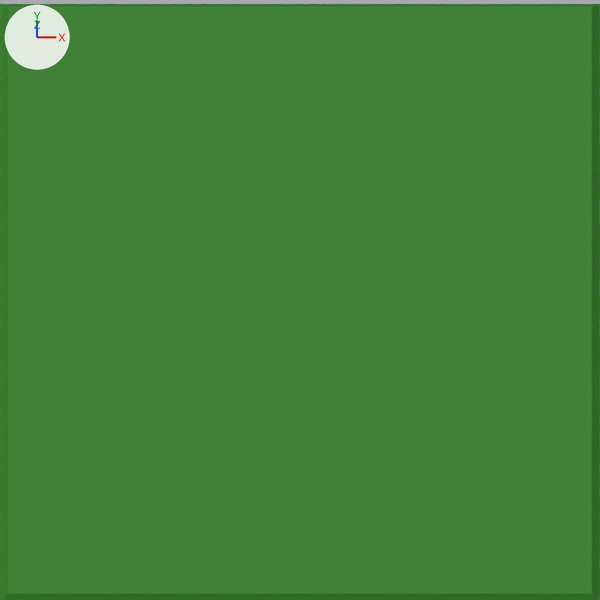
The Blender file Blender Models/Tiles and Buildings.blend, before and after one commit.
Camera for both pictures: the file's camera 'Camera'. Every picture has the same lights, and +X, +Y and +Z are marked at upper left.

The scene before the commit, as lines of its bpy script (objects in view):
```python
me_cube = bpy.data.meshes.new('Cube')
me_cube.from_pydata(...)  # 12 vertices, 10 faces; spans x -5.41..5.41, y -6.17..6.34, z -2.0..0.0
me_cube.materials.append(mat_grass)  # dark green #237c00
ob_cube_006 = bpy.data.objects.new('Cube.006', me_cube)
ob_cube_006.location = (0.0, 0.0, 0.0)
```
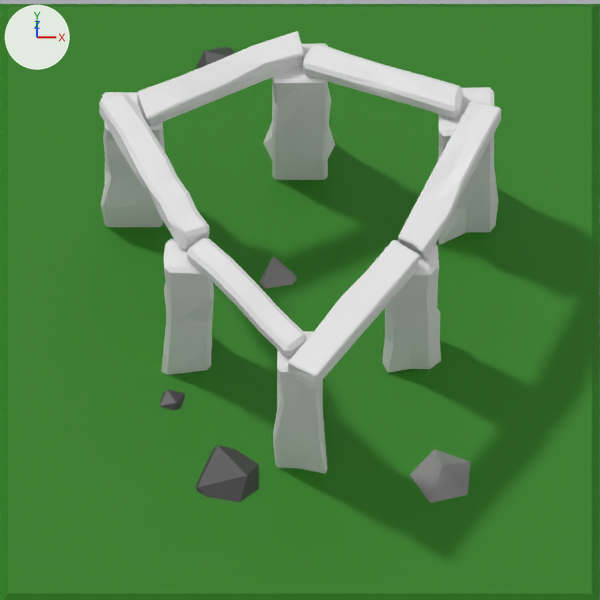
Pixel boxes [x1, y1, x2, y2] of what changed, in the pictures (600 x 600 px):
'Cube.011', added: after [288, 240, 420, 389]
'Cube', added: after [263, 43, 335, 180]
'Cube.010', added: after [137, 31, 304, 127]
'Cube.009', added: after [99, 93, 209, 249]
'Cube.008', added: after [398, 101, 501, 259]
'Cube.004', added: after [161, 239, 214, 375]
'Cube.007', added: after [303, 43, 463, 118]
'Cube.002', added: after [382, 240, 441, 373]
'Cube.003', added: after [273, 332, 327, 474]
'Cube.012', added: after [187, 238, 306, 356]
'Cube.001', added: after [437, 87, 498, 245]
'Cube.005', added: after [101, 92, 165, 227]
'Icosphere.005', added: after [160, 390, 259, 503]
'Icosphere', added: after [410, 449, 470, 503]
'Icosphere.001', added: after [260, 257, 297, 288]
'Icosphere.003', added: after [196, 47, 235, 69]

The change, as a diff of the scene's bpy script:
```diff
--- a/Blender Models/Tiles and Buildings.blend.py
+++ b/Blender Models/Tiles and Buildings.blend.py
@@ mat_rocklight @@
+mat_rocklight = principled_material('RockLight')
+mat_rocklight.base_color = (0.253, 0.253, 0.253)  # grey #8a8a8a
@@ ob_icosphere_005 @@
+ob_icosphere_005 = bpy.data.objects.new('Icosphere.005', me_icosphere_005.copy())  # the mesh of ob_icosphere_005
+ob_icosphere_005.location = (-5.62, 1.39, -0.17)
+ob_icosphere_005.rotation_euler = (-1.245, 0.685, 6.409)  # degrees (-71, 39, 7)
@@ ob_icosphere_004 @@
+ob_icosphere_004 = bpy.data.objects.new('Icosphere.004', me_icosphere_004.copy())  # the mesh of ob_icosphere_004
+ob_icosphere_004.location = (-2.73, 3.25, -0.39)
+ob_icosphere_004.rotation_euler = (-1.245, 0.685, 6.409)  # degrees (-71, 39, 7)
+ob_icosphere_004.scale = (0.58, 0.58, 0.58)
@@ ob_icosphere_003 @@
+ob_icosphere_003 = bpy.data.objects.new('Icosphere.003', me_icosphere_003)  # an icosphere of 20 faces spanning x -0.89..0.89, y -0.85..0.85, z -1.0..1.0; in mat_rock (dark grey #474747)
+ob_icosphere_003.location = (-1.43, 4.88, -0.19)
+ob_icosphere_003.rotation_euler = (-1.337, 0.158, 6.016)  # degrees (-77, 9.1, 345)
+ob_icosphere_003.scale = (0.58, 0.58, 0.58)
@@ ob_icosphere_001 @@
+ob_icosphere_001 = bpy.data.objects.new('Icosphere.001', me_icosphere_004.copy())  # the mesh of ob_icosphere_004
+ob_icosphere_001.location = (-0.41, 0.6, -0.41)
+ob_icosphere_001.rotation_euler = (-0.0871, 0.598, 5.89)  # degrees (-5, 34, 337)
+ob_icosphere_001.scale = (0.58, 0.58, 0.58)
@@ ob_icosphere @@
+ob_icosphere = bpy.data.objects.new('Icosphere', me_icosphere_004.copy())  # the mesh of ob_icosphere_004
+ob_icosphere.location = (2.57, -3.59, -0.63)
+ob_icosphere.rotation_euler = (0.0, 0.0, 5.585)  # degrees (0, 0, 320)
@@ ob_cube_012 @@
+ob_cube_012 = bpy.data.objects.new('Cube.012', me_cube_013.copy())  # the mesh of ob_cube_012
+ob_cube_012.location = (-0.95, -2.0, 3.72)
+ob_cube_012.rotation_euler = (-0.724, 1.571, 0.0)  # degrees (-41, 90, 0)
@@ ob_cube_011 @@
+ob_cube_011 = bpy.data.objects.new('Cube.011', me_cube_012.copy())  # the mesh of ob_cube_011
+ob_cube_011.location = (0.98, -2.35, 3.72)
+ob_cube_011.rotation_euler = (0.643, 1.571, 0.0)  # degrees (37, 90, 0)
@@ ob_cube_010 @@
+ob_cube_010 = bpy.data.objects.new('Cube.010', me_cube_011.copy())  # the mesh of ob_cube_010
+ob_cube_010.location = (-1.44, 2.55, 3.72)
+ob_cube_010.rotation_euler = (-2.011, 1.571, 0.0)  # degrees (-115, 90, 0)
@@ ob_cube_009 @@
+ob_cube_009 = bpy.data.objects.new('Cube.009', me_cube_010.copy())  # the mesh of ob_cube_009
+ob_cube_009.location = (-2.64, 0.66, 3.72)
+ob_cube_009.rotation_euler = (-0.48, 1.571, 0.0)  # degrees (-28, 90, 0)
@@ ob_cube_008 @@
+ob_cube_008 = bpy.data.objects.new('Cube.008', me_cube_009.copy())  # the mesh of ob_cube_008
+ob_cube_008.location = (2.7, 0.48, 3.72)
+ob_cube_008.rotation_euler = (0.429, 1.571, 0.0)  # degrees (25, 90, 0)
@@ ob_cube_007 @@
+ob_cube_007 = bpy.data.objects.new('Cube.007', me_cube_008.copy())  # the mesh of ob_cube_007
+ob_cube_007.location = (1.49, 2.52, 3.72)
+ob_cube_007.rotation_euler = (1.891, 1.571, 0.0)  # degrees (108, 90, 0)
@@ ob_cube_005 @@
+ob_cube_005 = bpy.data.objects.new('Cube.005', me_cube_006.copy())  # the mesh of ob_cube_005
+ob_cube_005.location = (-3.0, 2.0, 1.73)
+ob_cube_005.rotation_euler = (1.571, 0.0, 0.0)  # degrees (90, 0, 0)
+ob_cube_005.scale = (1.68, 1.0, 1.74)
@@ ob_cube_004 @@
+ob_cube_004 = bpy.data.objects.new('Cube.004', me_cube_005.copy())  # the mesh of ob_cube_004
+ob_cube_004.location = (-2.0, -1.0, 1.73)
+ob_cube_004.rotation_euler = (1.571, 0.0, 0.0)  # degrees (90, 0, 0)
+ob_cube_004.scale = (1.29, 1.0, 1.64)
@@ ob_cube_003 @@
+ob_cube_003 = bpy.data.objects.new('Cube.003', me_cube_004.copy())  # the mesh of ob_cube_003
+ob_cube_003.location = (0.0, -3.0, 1.73)
+ob_cube_003.rotation_euler = (1.571, 0.0, 0.0)  # degrees (90, 0, 0)
+ob_cube_003.scale = (1.31, 1.0, 1.87)
@@ ob_cube_002 @@
+ob_cube_002 = bpy.data.objects.new('Cube.002', me_cube_003.copy())  # the mesh of ob_cube_002
+ob_cube_002.location = (2.0, -1.0, 1.73)
+ob_cube_002.rotation_euler = (1.571, 0.0, 0.0)  # degrees (90, 0, 0)
+ob_cube_002.scale = (1.51, 1.0, 1.61)
@@ ob_cube_001 @@
+ob_cube_001 = bpy.data.objects.new('Cube.001', me_cube_002.copy())  # the mesh of ob_cube_001
+ob_cube_001.location = (3.0, 2.0, 1.73)
+ob_cube_001.rotation_euler = (1.571, 0.0, 0.0)  # degrees (90, 0, 0)
+ob_cube_001.scale = (1.6, 1.0, 2.24)
@@ ob_cube @@
+ob_cube = bpy.data.objects.new('Cube', me_cube_001.copy())  # the mesh of ob_cube
+ob_cube.location = (0.0, 3.0, 1.73)
+ob_cube.rotation_euler = (1.571, 0.0, 0.0)  # degrees (90, 0, 0)
+ob_cube.scale = (1.6, 1.0, 1.8)
```
